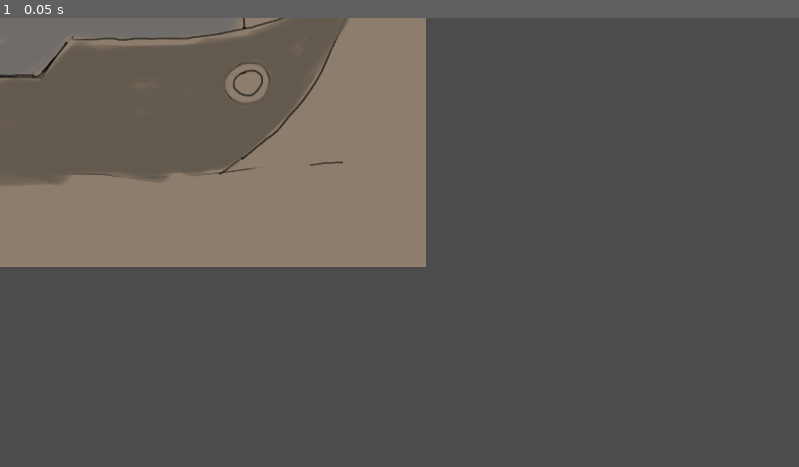
Above: before the commit, frame 1.
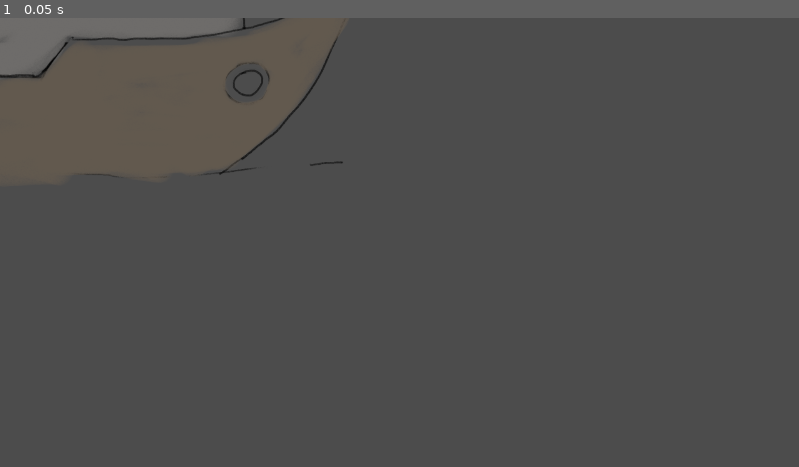
Above: after the commit, the same moment.

Repository: EmissaireBouc/BateauJardin
Game: Godot game, scene res://Scenes/Bateau_Pont.tscn
Two runs of this game, one before a commit and one after it. Both use one fixed random seed, a clock stepped at 60 frames per second and the inputs below.
Inputs:
- Up to frame 1 (0.05 s): no input

The runs differ from the first frame. In frame 1, 18% of the frame differs, in the area x 0-54%, y 0-56%.

Commit message:
ajout scene transition + update mouvement perso

Diff:
--- a/godotScene/Assets/WalkingArea_Mask/Bateau_Pont.tres
+++ b/godotScene/Assets/WalkingArea_Mask/Bateau_Pont.tres
@@ -1,6 +1,6 @@
 [gd_resource type="NavigationPolygon" format=2]
 
 [resource]
-vertices = PoolVector2Array( 152, -272, 504, -264, 592, 16, 504, 40, 280, 48, 168, 48, -64, 32, 80, -192, 96, 136, -888, 136, -216, 40, -72, -80, -288, -192, -384, -80, -640, -160, -376, 40, -792, -176, -184, 32 )
-polygons = [ PoolIntArray( 0, 1, 2, 3, 4, 5, 6, 7 ), PoolIntArray( 6, 5, 8, 9, 10 ), PoolIntArray( 7, 6, 11 ), PoolIntArray( 12, 7, 11, 13, 14 ), PoolIntArray( 15, 9, 16, 14, 13 ), PoolIntArray( 10, 17, 6 ), PoolIntArray( 9, 15, 10 ) ]
-outlines = [ PoolVector2Array( -792, -176, -888, 136, 96, 136, 168, 48, 280, 48, 504, 40, 592, 16, 504, -264, 152, -272, 80, -192, -288, -192, -640, -160 ), PoolVector2Array( -384, -80, -376, 40, -216, 40, -184, 32, -64, 32, -72, -80 ) ]
+vertices = PoolVector2Array( 1184, 336, 1536, 344, 1608, 624, 1192, 648, 976, 632, 1112, 408, 1112, 736, 128, 736, 640, 640, 232, 424, 640, 480, 968, 472 )
+polygons = [ PoolIntArray( 0, 1, 2, 3, 4, 5 ), PoolIntArray( 4, 3, 6, 7, 8 ), PoolIntArray( 8, 7, 9, 10 ), PoolIntArray( 10, 9, 5, 11 ), PoolIntArray( 11, 5, 4 ) ]
+outlines = [ PoolVector2Array( 232, 424, 128, 736, 1112, 736, 1192, 648, 1608, 624, 1536, 344, 1184, 336, 1112, 408 ), PoolVector2Array( 640, 480, 640, 640, 976, 632, 968, 472 ) ]
--- a/godotScene/Scenes/Bateau_Pont.tscn
+++ b/godotScene/Scenes/Bateau_Pont.tscn
@@ -2,7 +2,5 @@
 
 [ext_resource path="res://Assets/Decors/TstBato.png" type="Texture" id=1]
 
-[node name="Bateau" type="Node2D"]
-
-[node name="Bateau" type="Sprite" parent="."]
+[node name="Bateau" type="Sprite"]
 texture = ExtResource( 1 )
--- a/godotScene/Scenes/Menu_interactions.tscn
+++ b/godotScene/Scenes/Menu_interactions.tscn
@@ -5,12 +5,14 @@
 [ext_resource path="res://Assets/UI/bouton_survoler.png" type="Texture" id=3]
 
 [node name="MenuInteractions" type="MarginContainer"]
-editor/display_folded = true
 anchor_top = 1.0
 anchor_right = 1.0
 anchor_bottom = 1.0
 margin_top = -98.0
 margin_bottom = -34.0
+__meta__ = {
+"_edit_use_anchors_": false
+}
 
 [node name="HBoxContainer" type="HBoxContainer" parent="."]
 margin_right = 1920.0
--- a/godotScene/Scenes/Scene_Principale.tscn
+++ b/godotScene/Scenes/Scene_Principale.tscn
@@ -1,15 +1,17 @@
-[gd_scene load_steps=6 format=2]
+[gd_scene load_steps=7 format=2]
 
 [ext_resource path="res://scripts/Control.gd" type="Script" id=1]
 [ext_resource path="res://Scenes/Bateau_Pont.tscn" type="PackedScene" id=2]
 [ext_resource path="res://Assets/WalkingArea_Mask/Bateau_Pont.tres" type="NavigationPolygon" id=3]
 [ext_resource path="res://Scenes/Cabine.tscn" type="PackedScene" id=4]
 [ext_resource path="res://Scenes/Personnage.tscn" type="PackedScene" id=5]
+[ext_resource path="res://Scenes/Transition.tscn" type="PackedScene" id=6]
 
 [node name="ScenePrincipale" type="Node2D"]
 script = ExtResource( 1 )
 
 [node name="Bateau" parent="." instance=ExtResource( 2 )]
+centered = false
 
 [node name="WalkArea" type="Navigation2D" parent="Bateau"]
 
@@ -19,11 +21,11 @@
 [node name="YSort" type="YSort" parent="."]
 
 [node name="Cabine" parent="YSort" instance=ExtResource( 4 )]
-position = Vector2( -224, -80 )
-
+position = Vector2( 808, 512 )
 
 [node name="Player" parent="YSort" instance=ExtResource( 5 )]
-
+position = Vector2( 1256, 488 )
+scale = Vector2( 1, 0.96875 )
 speed = 200
 
 [node name="Line2D" parent="YSort/Player" index="0"]
@@ -37,4 +39,8 @@
 default_color = Color( 0.780392, 0.262745, 0.192157, 1 )
 texture_mode = -1094713346
 
+[node name="CanvasLayer" type="CanvasLayer" parent="."]
+
+[node name="Transition" parent="CanvasLayer" instance=ExtResource( 6 )]
+
 [editable path="YSort/Player"]
--- a/godotScene/project.godot
+++ b/godotScene/project.godot
@@ -17,7 +17,6 @@
 
 config/name="BateauJardin"
 run/main_scene="res://Scenes/Bateau_Pont.tscn"
-
 config/icon="res://Assets/UI/icon.png"
 
 [display]
Binary file changed: godotScene/Assets/Decors/TstBato.png
Not shown, changed: godotScene/Assets/Decors/TstBato.png~
Not shown, changed: godotScene/Assets/Decors/tstBato.kra
